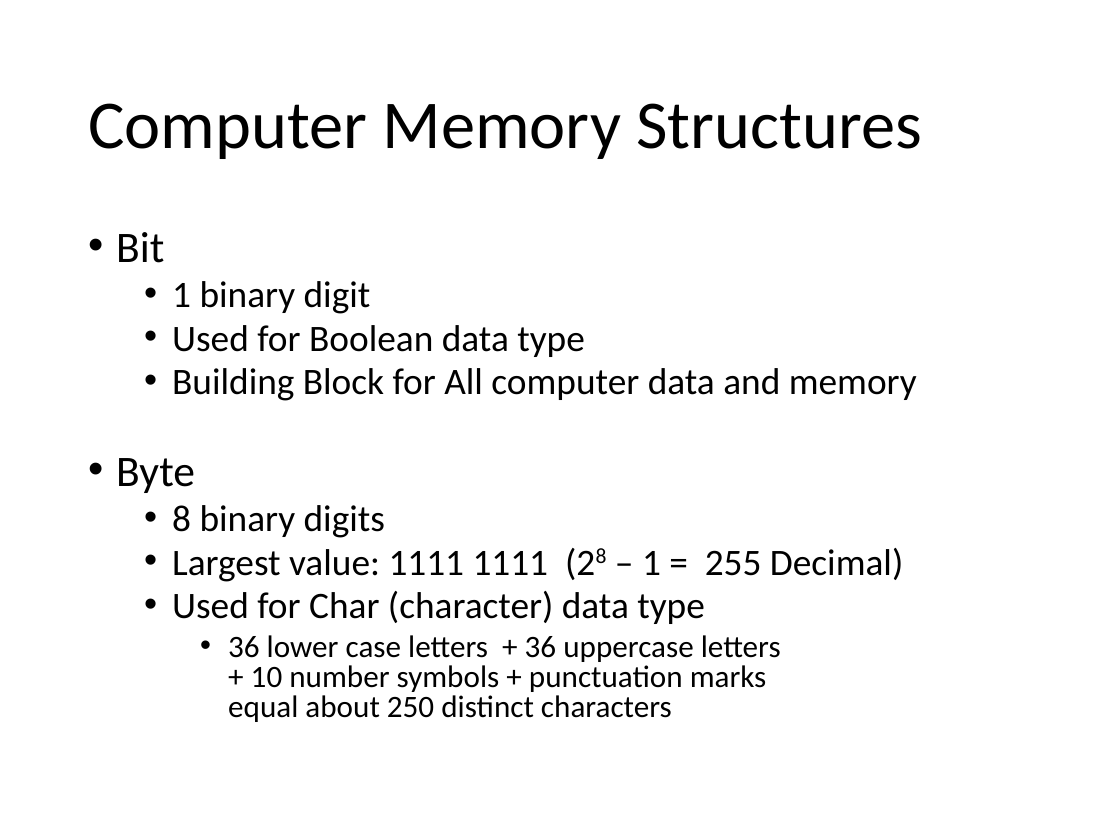
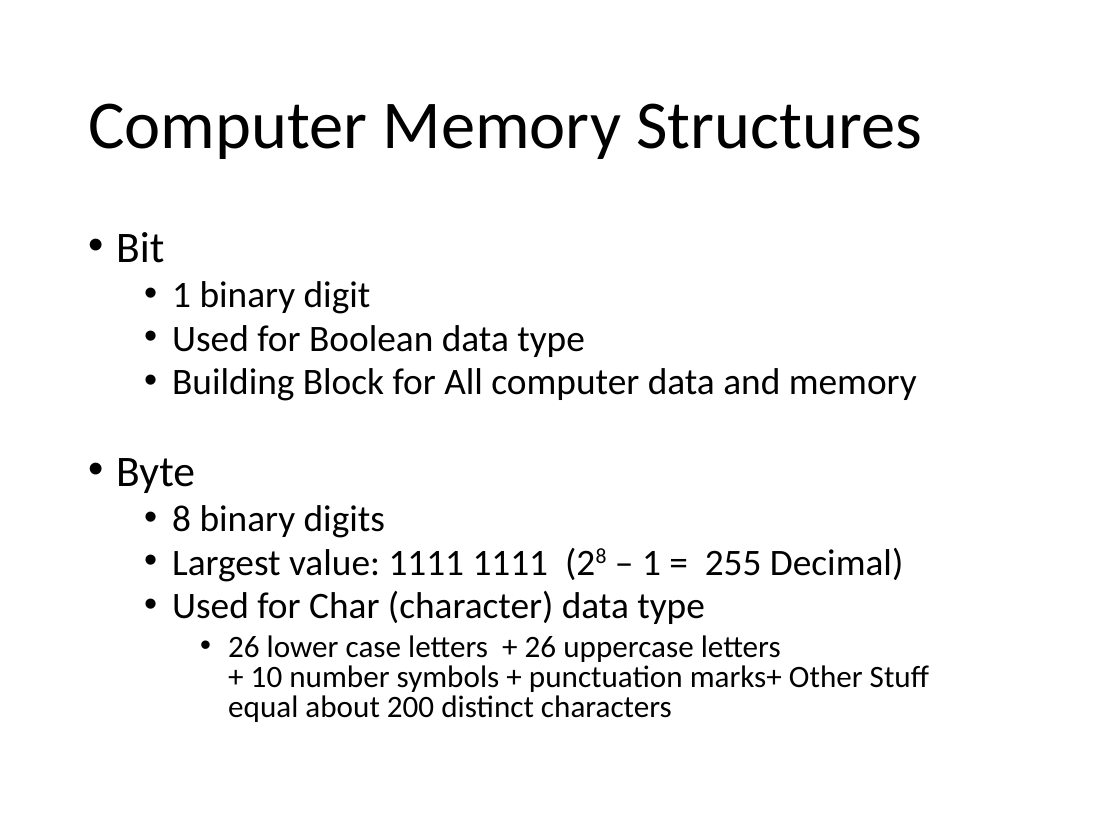
Before and after one commit to optimalcore/ICS2O0, a slide deck: slide 12 of Topic A Computer Concepts/BinaryNumbers.pptx (slide 11 before the commit). Drawn at 1120x840 pixels with LibreOffice and Linux fonts; fonts in the diff are those of the drawing. Boxes give left, top, right and bottom in pixels: in the first picture for what was removed or moved away, otherwise in the second. Text is boxed around its words. In the diff, an @@ line names an element or a change of style, - is before the commit and + after.

Commit message:
P1 BOD

```diff
--- a/Topic A Computer Concepts/BinaryNumbers.pptx
+++ b/Topic A Computer Concepts/BinaryNumbers.pptx
@@ text at box(228, 635, 929, 722): text changed @@
-    • 36 lower case letters + 36 uppercase letters
-      + 10 number symbols + punctuation marks
-      equal about 250 distinct characters
+    • 26 lower case letters + 26 uppercase letters
+      + 10 number symbols + punctuation marks+ Other Stuff
+      equal about 200 distinct characters
```
Also in this commit, not shown: 3 other slides changed, 5 slides added, 2 slides removed.
